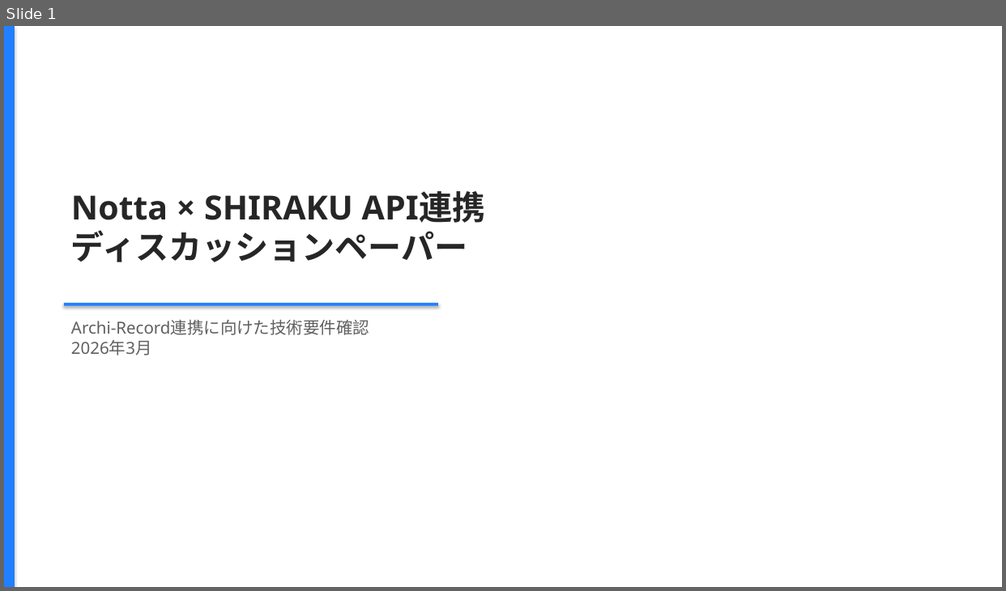
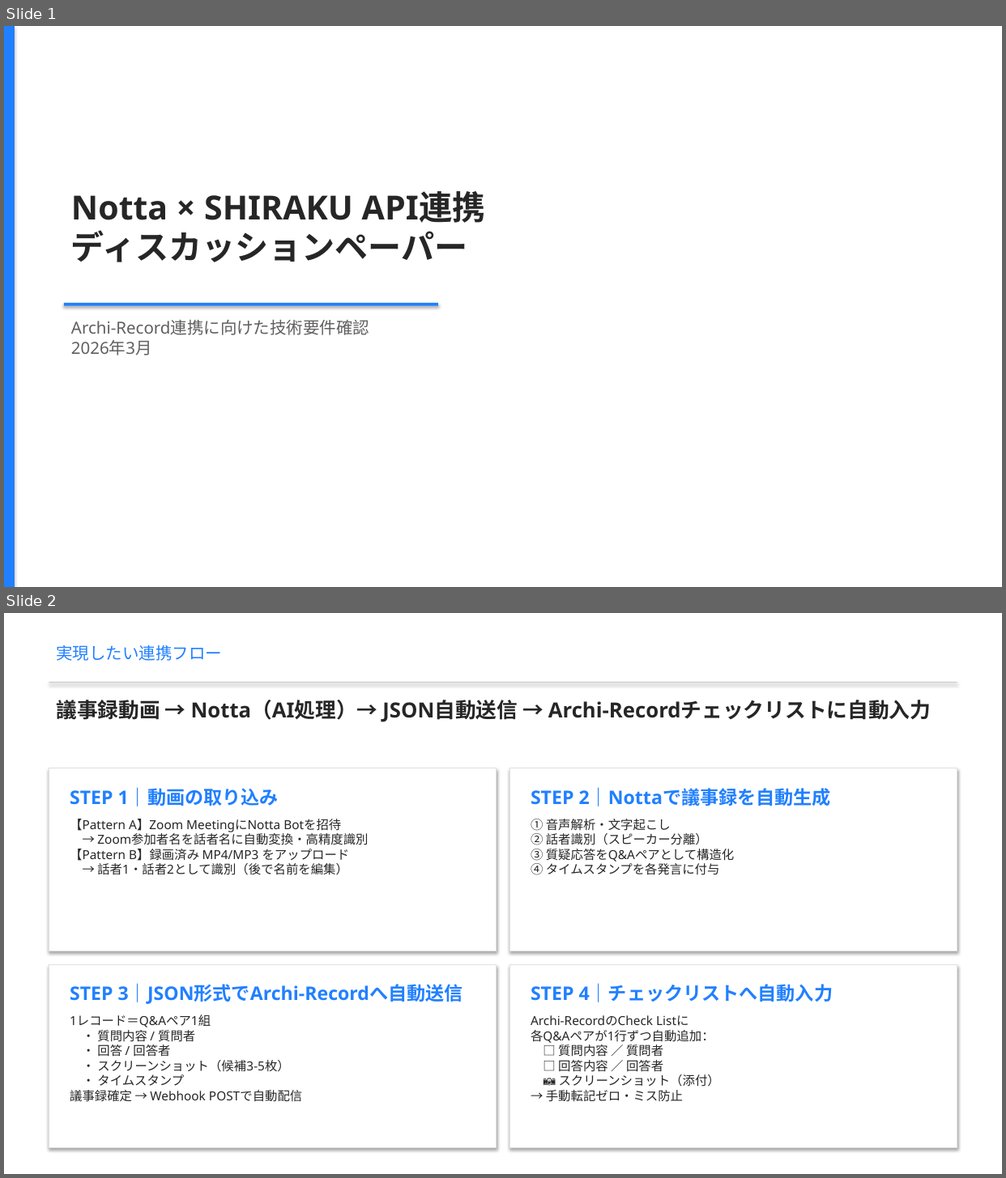
Before and after one commit to hideakikawano-beep/pptCreate, a slide deck: shiraku_notta_api_discussion_presentation.pptx. Shown one above the other, each under a label of ours: slide 1 before the commit, slides 1 and 2 after it. The pictures are 1006x591 and 1006x1178 pixels, drawn with LibreOffice and Linux fonts; fonts in the diff are those of the drawing. Boxes give left, top, right and bottom in pixels: in the first picture for what was removed or moved away, otherwise in the second. Text is boxed around its words. In the diff, an @@ line names an element or a change of style, - is before the commit and + after.

```diff
--- a/shiraku_notta_api_discussion_presentation.pptx
+++ b/shiraku_notta_api_discussion_presentation.pptx
@@ slide 2 added at (x1=4, y1=613, x2=1002, y2=1174), background #FFFFFF @@
@@ text added at (x1=57, y1=645, x2=223, y2=661), 16 pt, text #2180FF @@
+実現したい連携フロー
@@ rectangle added at (x1=49, y1=682, x2=957, y2=683), fill #D0D0D0 @@
@@ text added at (x1=57, y1=700, x2=931, y2=722), 20 pt, text #262626, bold @@
+議事録動画 → Notta（AI処理）→ JSON自動送信 → Archi-Recordチェックリストに自動入力
@@ rectangle added at (x1=49, y1=769, x2=496, y2=952), fill #FFFFFF, outline #E0E0E0 0.75 pt @@
@@ rectangle added at (x1=509, y1=769, x2=957, y2=952), fill #FFFFFF, outline #E0E0E0 0.75 pt @@
@@ text added at (x1=70, y1=787, x2=279, y2=807), 18 pt, text #2180FF, bold @@
+STEP 1｜動画の取り込み
@@ text added at (x1=530, y1=787, x2=831, y2=807), 18 pt, text #2180FF, bold @@
+STEP 2｜Nottaで議事録を自動生成
@@ text added at (x1=70, y1=819, x2=368, y2=875), 12 pt, text #262626 @@
+【Pattern A】Zoom MeetingにNotta Botを招待
+→ Zoom参加者名を話者名に自動変換・高精度識別
+【Pattern B】録画済み MP4/MP3 をアップロード
+→ 話者1・話者2として識別（後で名前を編集）
@@ text added at (x1=530, y1=819, x2=735, y2=875), 12 pt, text #262626 @@
+① 音声解析・文字起こし
+② 話者識別（スピーカー分離）
+③ 質疑応答をQ&Aペアとして構造化
+④ タイムスタンプを各発言に付与
@@ rectangle added at (x1=49, y1=965, x2=496, y2=1148), fill #FFFFFF, outline #E0E0E0 0.75 pt @@
@@ rectangle added at (x1=509, y1=965, x2=957, y2=1148), fill #FFFFFF, outline #E0E0E0 0.75 pt @@
@@ text added at (x1=70, y1=983, x2=463, y2=1004), 18 pt, text #2180FF, bold @@
+STEP 3｜JSON形式でArchi-Recordへ自動送信
@@ text added at (x1=530, y1=983, x2=833, y2=1003), 18 pt, text #2180FF, bold @@
+STEP 4｜チェックリストへ自動入力
@@ text added at (x1=70, y1=1015, x2=302, y2=1102), 12 pt, text #262626 @@
+1レコード＝Q&Aペア1組
+• 質問内容 / 質問者
+• 回答 / 回答者
+• スクリーンショット（候補3-5枚）
+• タイムスタンプ
+議事録確定 → Webhook POSTで自動配信
@@ text added at (x1=530, y1=1016, x2=720, y2=1102), 12 pt, text #262626 @@
+Archi-RecordのCheck Listに
+各Q&Aペアが1行ずつ自動追加：
+□ 質問内容 ／ 質問者
+□ 回答内容 ／ 回答者
+📷 スクリーンショット（添付）
+→ 手動転記ゼロ・ミス防止
```
Also in this commit, not shown: 4 slides changed, 1 other file.
